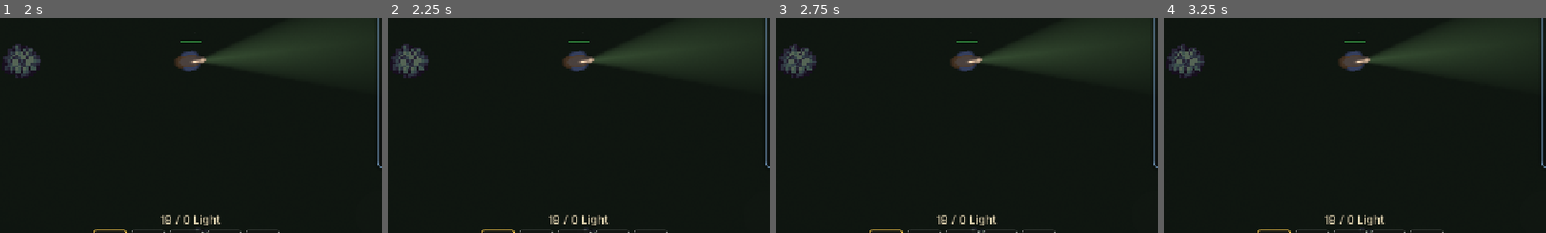
Above: before the commit, frames 1-4 (left to right).
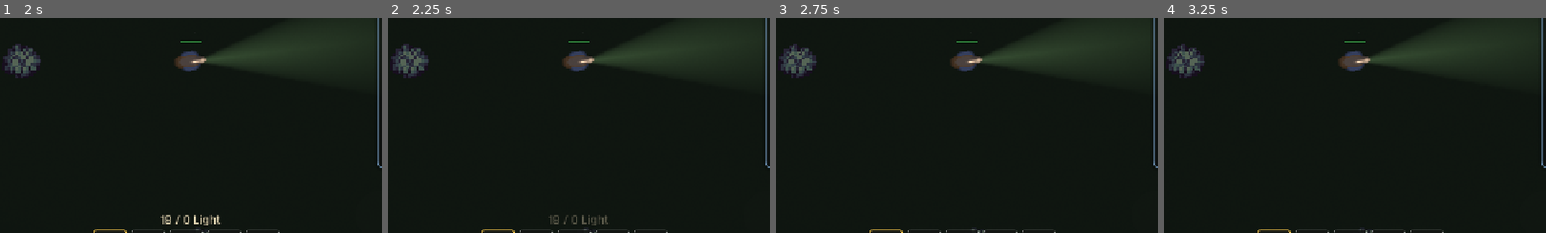
Above: after the commit, the same moments.

Repository: deadsecv1/DeadSector
Game: Godot game, scene res://scenes/Main.tscn
Two runs of this game, one before a commit and one after it. Both use one fixed random seed, a clock stepped at 60 frames per second and the inputs below. This scene is started directly instead of the project's main scene.
Inputs (mouse positions are % of the whole screen's width and height, from its top left):
- Up to frame 1 (2 s): tap F at 0.5 s; move the mouse to (72, 45) at 0.52 s; hold D 0.53-1.25 s; tap Z at 0.6 s; click (72, 45) at 0.67 s; tap Enter (ui_accept) at 0.77, 1.07 s; click (87, 71) at 1.27 s; type "12" at 1.35 s
- Up to frame 2 (2.25 s): click "GLOBAL CHAT ▾" at 2 s
- Up to frame 3 (2.75 s): no input
- Up to frame 4 (3.25 s): click (76, 31) at 2.77 s
The pictures show only the part of the screen within x 25-75%, y 40-90%; the shares and areas given below are measured in that part.

Frame 1 is identical in both runs. In frame 2, 0.3% of the frame differs, in the area x 42-58%, y 91-97%; in frame 3, 0.4%; in frame 4, 0.4%.

Commit message:
Replace the permanent ammo counter with a diegetic peek
AmmoLabel now starts hidden and pops fully opaque on every ammo_changed
event (fire/reload/weapon swap), fading back out ~2s after the last
change instead of sitting on screen the whole raid - reads as checking
your mag rather than a permanent HUD element. Sustained fire keeps it
visible since each shot resets the countdown.

Co-Authored-By: Claude Sonnet 5 <noreply@anthropic.com>
Claude-Session: https://claude.ai/code/session_017syFJbM56yqc4bNoHvfBxr

Diff:
--- a/scripts/ChangelogPanel.gd
+++ b/scripts/ChangelogPanel.gd
@@ -1191,6 +1191,9 @@
 		"14 scannable lore fragments hidden across every raid map and the Hideout, continuing the Collapse/Echo canon from the opening cutscene. Scanning one is permanent (never respawns once found) and grants a small Rubles+XP reward.",
 		"New \"Lore\" button on the Main Menu - browse everything you've found so far, with undiscovered entries shown as locked \"???\" rows. Some are placed in plain sight; a few are deliberately tucked away.",
 	]},
+	{"version": "3.78.0", "title": "Diegetic Ammo Readout", "notes": [
+		"The permanent ammo counter is gone - it now pops in at full opacity on every shot fired or reload, and fades back out about 2 seconds after the last one, instead of sitting on screen constantly.",
+	]},
 ]
 
 # Combined timeline, oldest to newest - for anything that needs "the
--- a/scripts/HUD.gd
+++ b/scripts/HUD.gd
@@ -27,6 +27,14 @@
 
 var _wants_reload_prompt: bool = false
 
+# Diegetic ammo peek: rather than a permanently-visible counter, the
+# ammo readout pops fully opaque on every ammo_changed event (fire,
+# reload, weapon swap) and fades back out a couple seconds after the
+# last one - reads as "checking your mag" instead of a HUD element
+# that's just always sitting there.
+const AMMO_PEEK_DURATION := 2.0
+var _ammo_peek_seconds_left: float = 0.0
+
 func _update_reload_prompt_visibility() -> void:
 	reload_prompt.visible = _wants_reload_prompt and not inventory_panel.visible
 @onready var item_context_menu = $ItemContextMenu
@@ -88,6 +96,7 @@
 	skins_panel.visible = false
 	open_bag_panel.visible = false
 	stats_label.visible = false
+	ammo_label.modulate.a = 0.0
 	_hit_flash_mat = ShaderMaterial.new()
 	_hit_flash_mat.shader = HitVignetteShader
 	_hit_flash_mat.set_shader_parameter("intensity", 0.0)
@@ -209,7 +218,7 @@
 	if event is InputEventKey and event.keycode == GameManager.get_keybind("inventory") and event.pressed and not event.echo:
 		get_viewport().set_input_as_handled()
 
-func _process(_delta: float) -> void:
+func _process(delta: float) -> void:
 	if GameManager.rubles != _last_rubles or GameManager.junk != _last_junk or GameManager.artifacts != _last_artifacts or GameManager.alloys != _last_alloys:
 		_last_rubles = GameManager.rubles
 		_last_junk = GameManager.junk
@@ -220,6 +229,12 @@
 	if reload_prompt.visible:
 		var mouse_pos := get_viewport().get_mouse_position()
 		reload_prompt.position = mouse_pos + Vector2(18, 18)
+
+	if _ammo_peek_seconds_left > 0.0:
+		_ammo_peek_seconds_left -= delta
+		if _ammo_peek_seconds_left <= 0.0:
+			var tw := create_tween()
+			tw.tween_property(ammo_label, "modulate:a", 0.0, 0.4)
 
 	if _cached_player == null or not is_instance_valid(_cached_player):
 		_cached_player = get_tree().get_first_node_in_group("player")
@@ -336,6 +351,8 @@
 
 func update_ammo(current_mag: int, _mag_size: int, reserve_ammo: int, ammo_type: String = "") -> void:
 	ammo_label.text = "%d / %d %s" % [current_mag, reserve_ammo, ammo_type.capitalize()] if ammo_type != "" else "%d / %d" % [current_mag, reserve_ammo]
+	ammo_label.modulate.a = 1.0
+	_ammo_peek_seconds_left = AMMO_PEEK_DURATION
 	_wants_reload_prompt = current_mag < 5 and reserve_ammo > 0
 	_update_reload_prompt_visibility()
 
--- /dev/null
+++ b/tests/test_diegetic_ammo_ui.gd
@@ -0,0 +1,47 @@
+extends TestCase
+
+# Regression coverage for the diegetic ammo peek (2026-07-16) - the
+# permanent AmmoLabel counter was replaced with a "pops in on every ammo
+# change, fades out ~2s after the last one" peek. See HUD.gd's
+# update_ammo() / _process().
+
+const HUDScene := preload("res://scenes/HUD.tscn")
+
+func test_ammo_label_starts_hidden() -> void:
+	var hud = HUDScene.instantiate()
+	add_child(hud)
+	assert_eq(hud.ammo_label.modulate.a, 0.0, "the ammo readout should not be visible before any shot/reload has happened")
+	remove_child(hud)
+	hud.queue_free()
+
+func test_ammo_change_pops_the_label_fully_visible() -> void:
+	var hud = HUDScene.instantiate()
+	add_child(hud)
+	hud.update_ammo(8, 30, 60, "medium")
+	assert_eq(hud.ammo_label.modulate.a, 1.0, "an ammo change should immediately show the peek at full opacity")
+	assert_eq(hud.ammo_label.text, "8 / 60 Medium")
+	assert_eq(hud._ammo_peek_seconds_left, hud.AMMO_PEEK_DURATION)
+	remove_child(hud)
+	hud.queue_free()
+
+func test_peek_timer_counts_down_and_reaches_zero() -> void:
+	var hud = HUDScene.instantiate()
+	add_child(hud)
+	hud.update_ammo(8, 30, 60, "medium")
+	hud._process(hud.AMMO_PEEK_DURATION + 1.0)
+	assert_true(hud._ammo_peek_seconds_left <= 0.0, "the peek timer should have expired after simulating more time than its duration")
+	remove_child(hud)
+	hud.queue_free()
+
+func test_repeated_shots_keep_resetting_the_timer() -> void:
+	# Sustained fire should keep the peek visible rather than letting it
+	# fade mid-fight - each new ammo_changed event resets the countdown.
+	var hud = HUDScene.instantiate()
+	add_child(hud)
+	hud.update_ammo(8, 30, 60, "medium")
+	hud._process(hud.AMMO_PEEK_DURATION - 0.5)
+	assert_gt(hud._ammo_peek_seconds_left, 0.0, "should still be counting down, not yet expired")
+	hud.update_ammo(7, 30, 60, "medium")
+	assert_eq(hud._ammo_peek_seconds_left, hud.AMMO_PEEK_DURATION, "a fresh shot should reset the countdown back to full duration")
+	remove_child(hud)
+	hud.queue_free()
Not shown, added: tests/test_diegetic_ammo_ui.gd.uid
